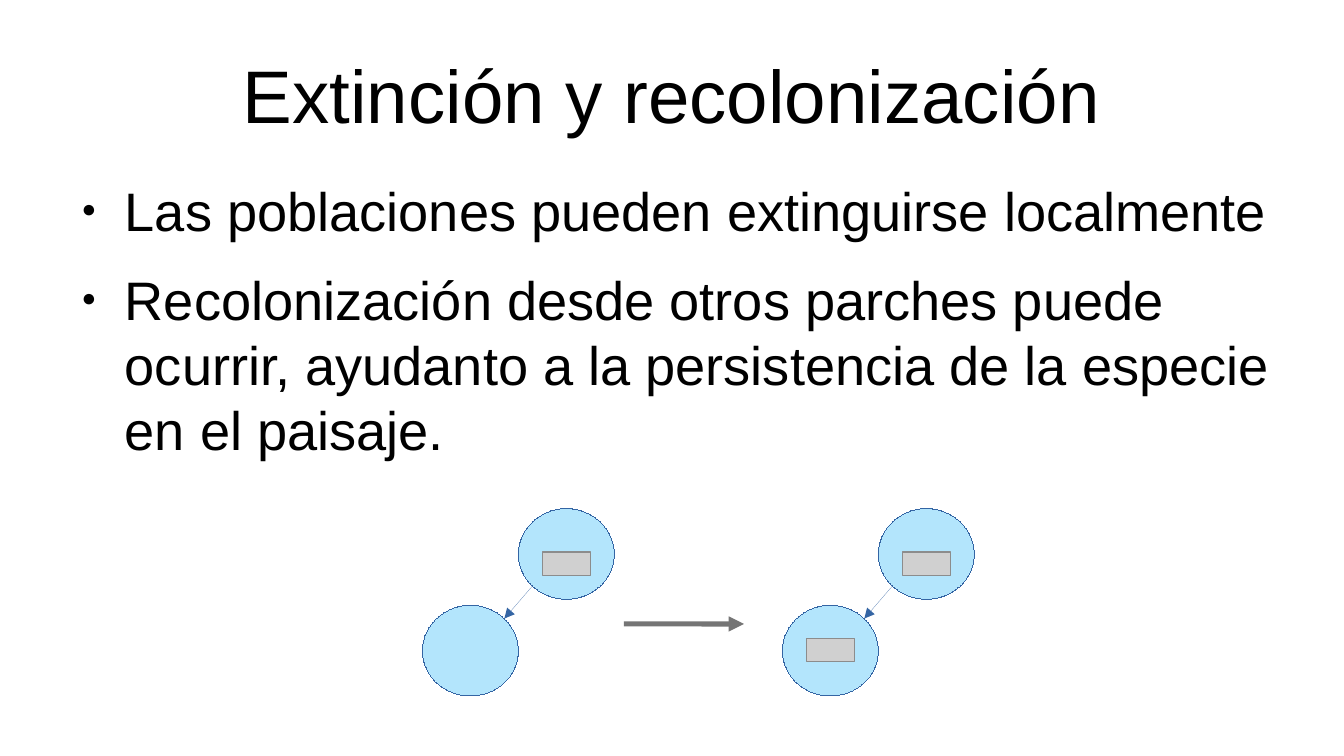
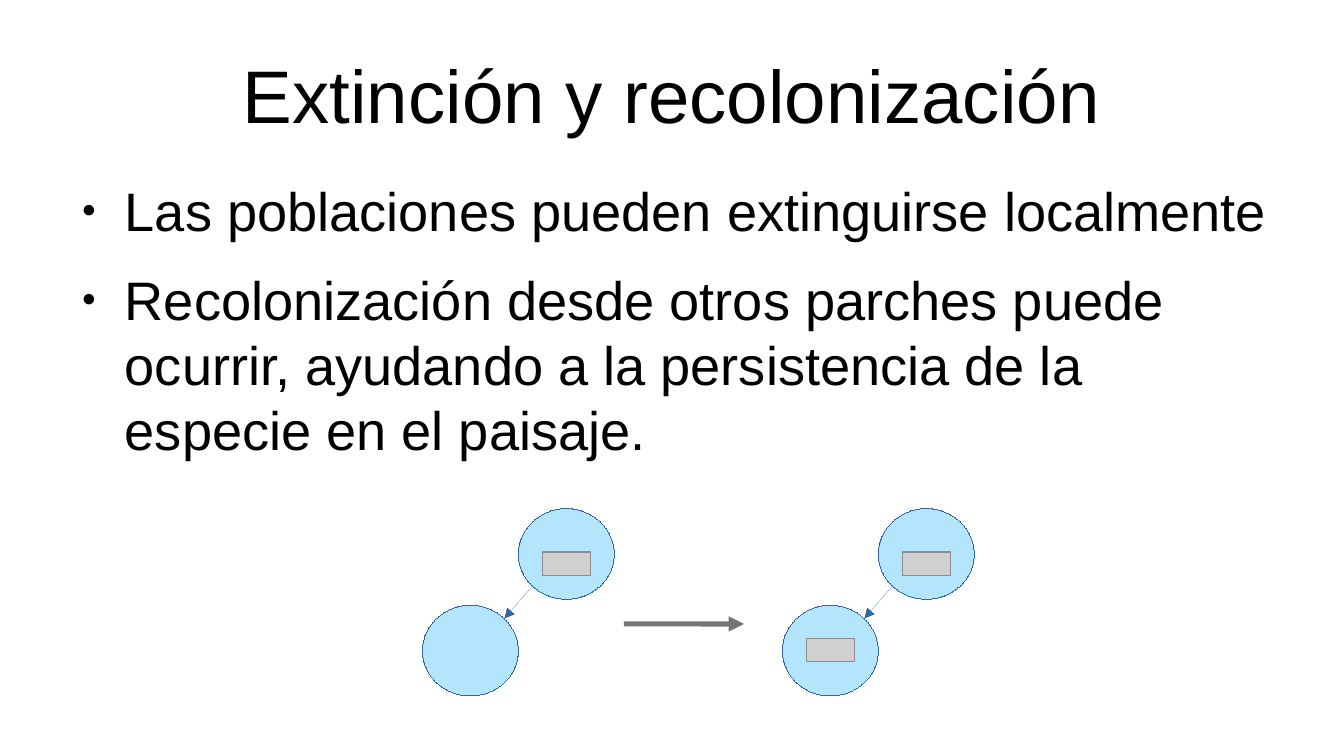
Before and after one commit to gerardommc/Ecologia-Teorica, a slide deck: slide 7 of Metapoblaciones.odp. Drawn at 1344x756 pixels with LibreOffice and Linux fonts; fonts in the diff are those of the drawing; grey boxes stand for pictures. Boxes give left, top, right and bottom in pixels: in the first picture for what was removed or moved away, otherwise in the second. Text is boxed around its words. In the diff, an @@ line names an element or a change of style, - is before the commit and + after.

```diff
--- a/Metapoblaciones.odp
+++ b/Metapoblaciones.odp
@@ text at <box>125,280,1164,459</box>: text changed @@
-● Recolonización desde otros parches puede ocurrir, ayudanto a la persistencia de la especie en el paisaje.
+● Recolonización desde otros parches puede ocurrir, ayudando a la persistencia de la especie en el paisaje.
```
Also in this commit, not shown: 7 other slides changed, 3 other files.
